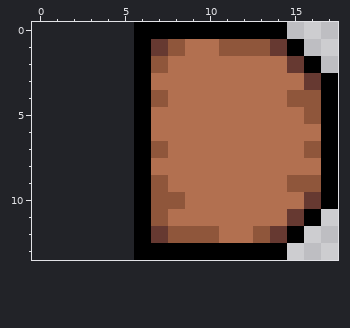
Two states of a pixel-art file, Assets/Sprites/MessageTab.aseprite. Above: the version before the commit.
12x14 pixels, 1 frame. The old version is drawn lined up with the new one, on the new canvas.
New version:
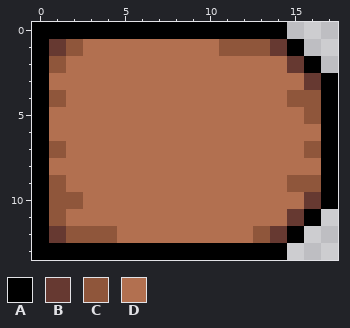
Palette (. is transparent): A #000000  B #663931  C #8f563b  D #b27050
The author wrote: Daily Message Tabs work!
Changes in this commit:
canvas 12x14 -> 18x14, the old top-left corner now at 6,0
Colour A is added in row 0 at x 0 to 5; in rows 1 to 12 at x 0; in row 13 at x 0 to 5.
Colour B is added in row 1 at x 1; in row 12 at x 1.
Colour C is added in row 1 at x 2; in row 2 at x 1; in row 4 at x 1; in row 7 at x 1; in row 9 at x 1; in row 10 at x 1 to 2.
Colour C is added in row 11 at x 1; in row 12 at x 2 to 4.
Colour D is added in row 1 at x 3 to 5; in row 2 at x 2 to 5; in row 3 at x 1 to 5; in row 4 at x 2 to 5; in rows 5 to 6 at x 1 to 5; in row 7 at x 2 to 5.
Colour D is added in row 8 at x 1 to 5; in row 9 at x 2 to 5; in row 10 at x 3 to 5; in row 11 at x 2 to 5; in row 12 at x 5.
Colour D replaces colour A in rows 1 to 12 at x 6.
Colour D replaces colour B in row 1 at x 7; in row 12 at x 7.
Colour D replaces colour C in row 1 at x 8; in row 2 at x 7; in row 4 at x 7; in row 7 at x 7; in row 9 at x 7; in row 10 at x 7 to 8.
Colour D replaces colour C in row 11 at x 7; in row 12 at x 8 to 10.
Pixel boxes of the changes (left, top, right, bottom) in both pictures:
changed: (32, 22, 219, 260)
